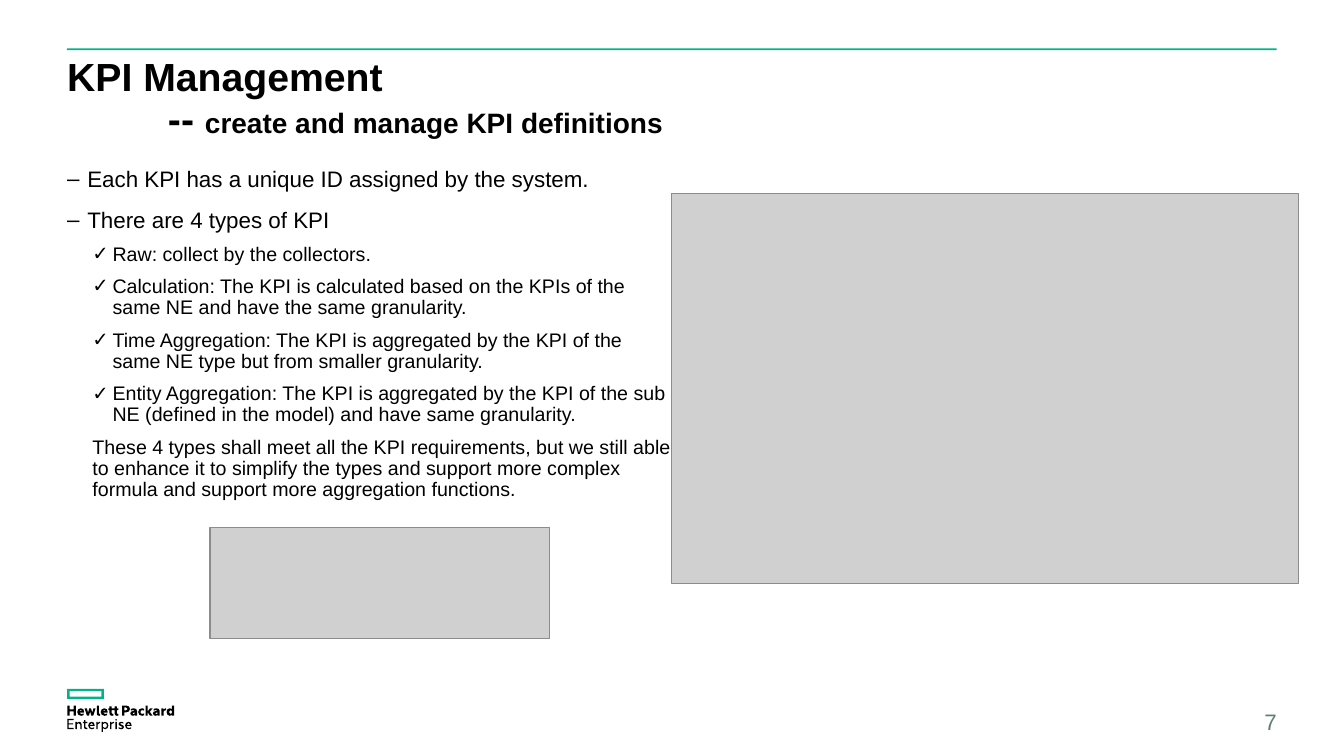
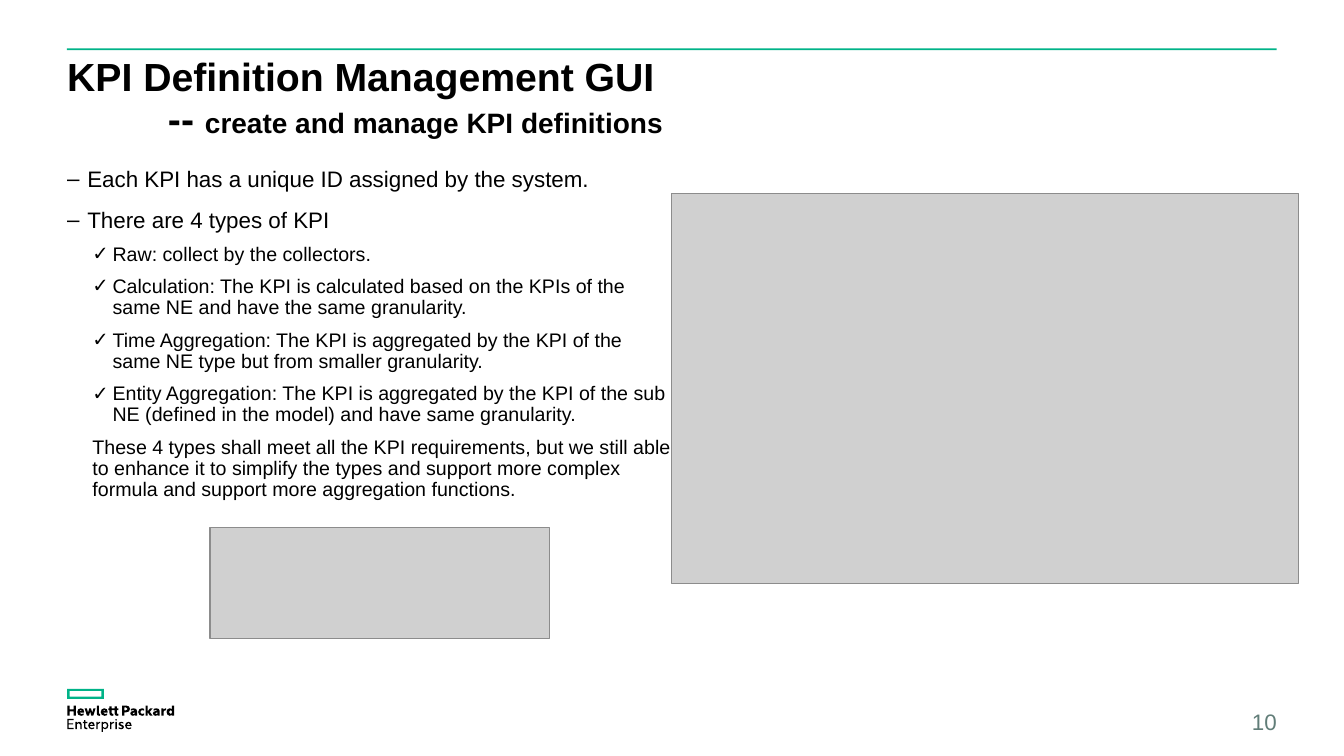
Before and after one commit to yzgang76/MPM, a slide deck: slide 10 of doc/OSSP V2.pptx (slide 7 before the commit). Drawn at 1344x756 pixels with LibreOffice and Linux fonts; fonts in the diff are those of the drawing; grey boxes stand for pictures. Boxes give left, top, right and bottom in pixels: in the first picture for what was removed or moved away, otherwise in the second. Text is boxed around its words. In the diff, an @@ line names an element or a change of style, - is before the commit and + after.

```diff
--- a/doc/OSSP V2.pptx
+++ b/doc/OSSP V2.pptx
@@ title at <box>67,62,663,138</box>: text changed @@
-KPI Management
--- create and manage KPI definitions
+KPI Definition Management GUI
+-- create and manage KPI definitions
@@ page number at <box>1252,714,1277,730</box>: text changed @@
-7
+10
```
Also in this commit, not shown: 4 other slides changed, 6 slides added.
